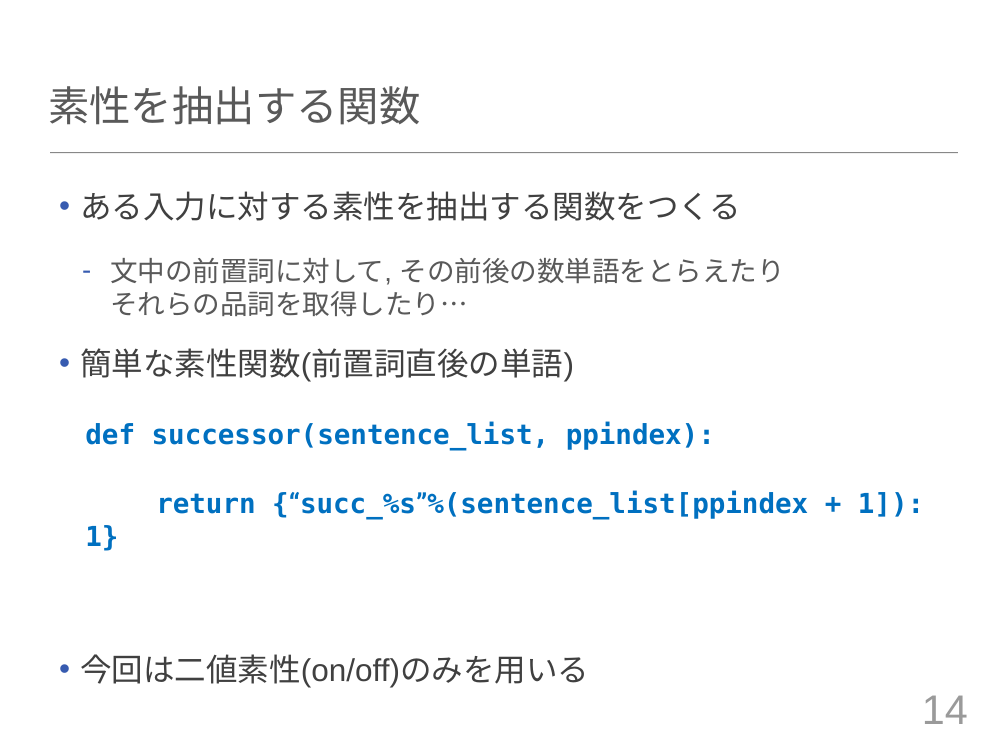
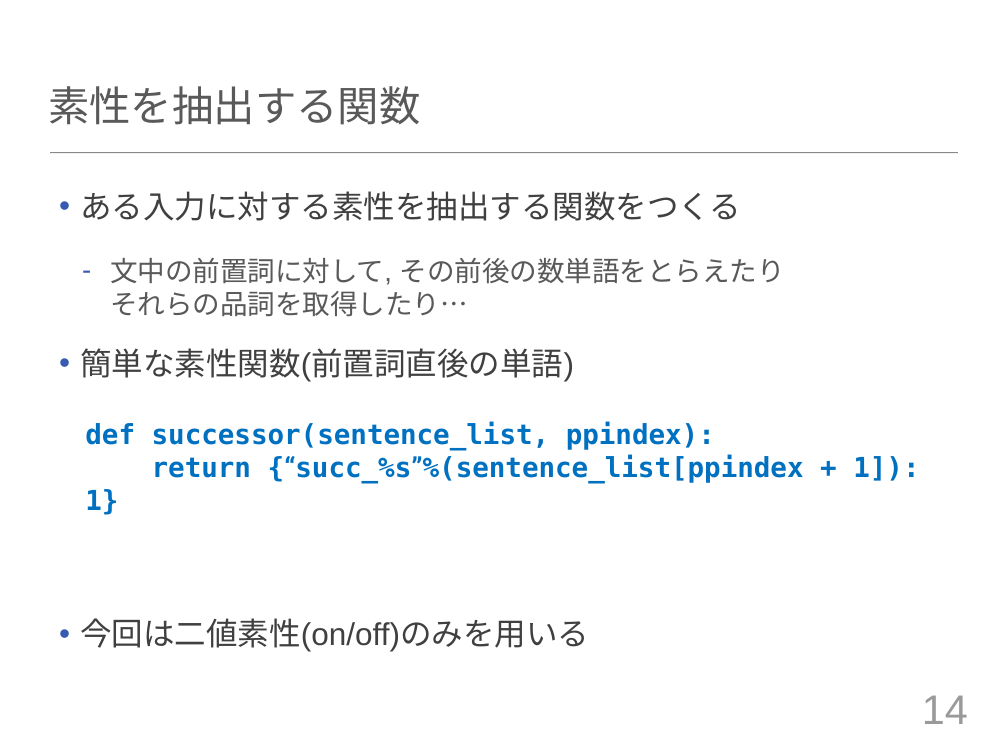
Before and after one commit to tuxedocat/ss2012, a slide deck: slide 14 of ss2012_slide.pptx. Drawn at 1008x756 pixels with LibreOffice and Linux fonts; fonts in the diff are those of the drawing. Boxes give left, top, right and bottom in pixels: in the first picture for what was removed or moved away, otherwise in the second. Text is boxed around its words. In the diff, an @@ line names an element or a change of style, - is before the commit and + after.

```diff
--- a/ss2012_slide.pptx
+++ b/ss2012_slide.pptx
@@ text at (x1=85, y1=422, x2=919, y2=515): text changed @@
-    def successor(sentence_list, ppindex):
-    return {“succ_%s”%(sentence_list[ppindex + 1]): 1}
+    def successor(sentence_list, ppindex):
+    return {“succ_%s”%(sentence_list[ppindex + 1]): 1}
```
Also in this commit, not shown: 4 other slides changed.
